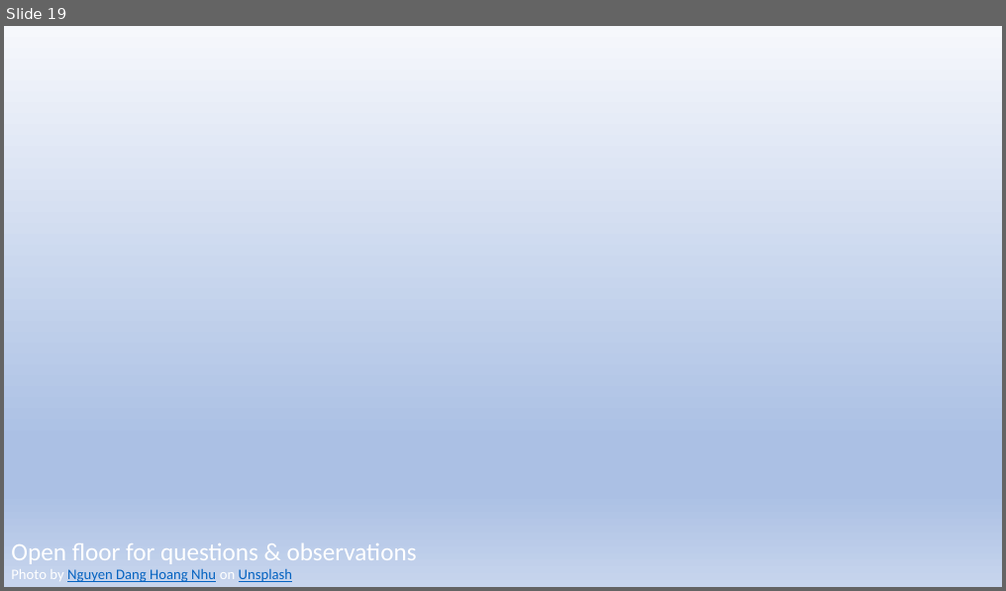
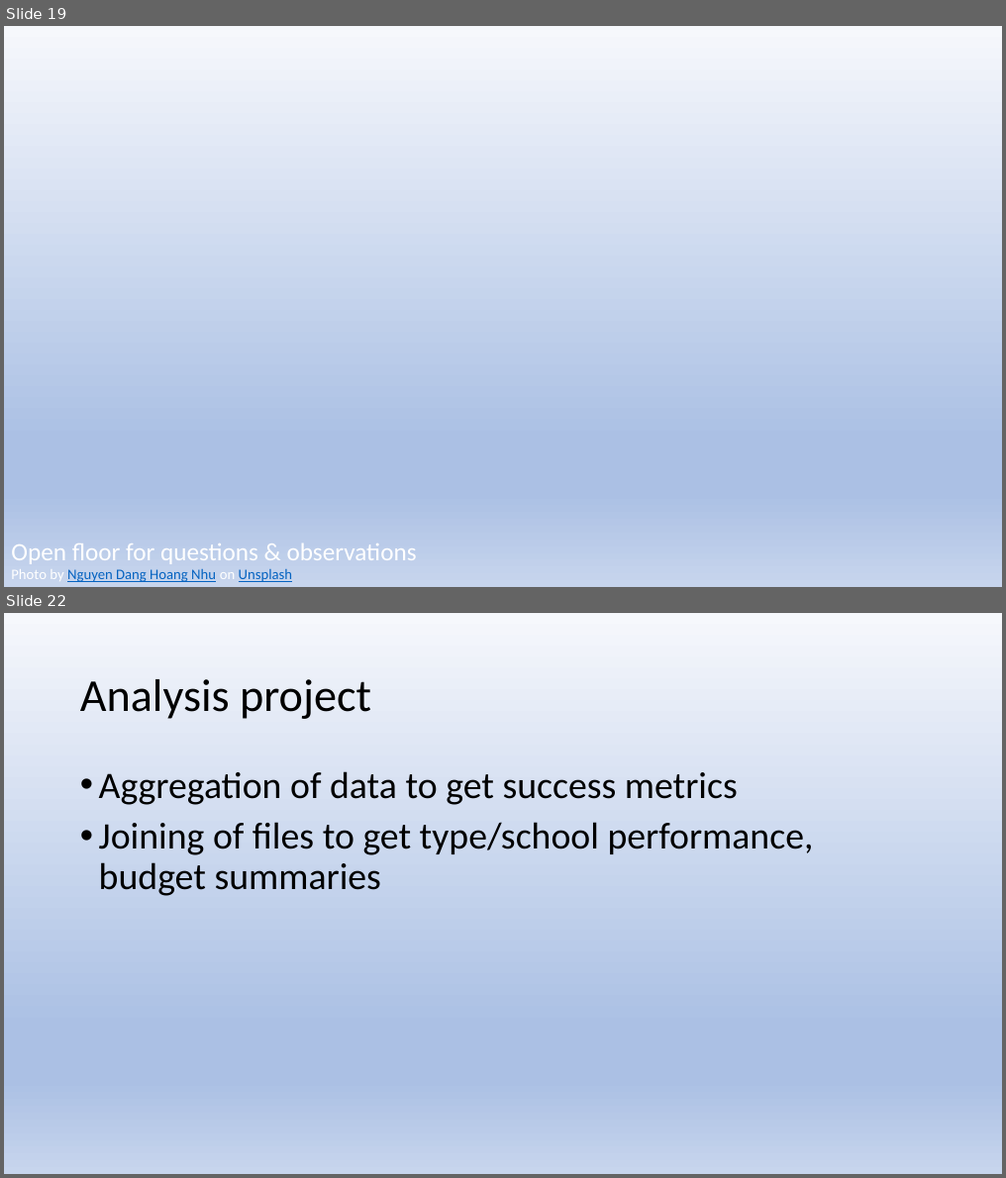
Before and after one commit to js816/tableau_school_district_analysis, a slide deck: School District Analysis.pptx. Shown one above the other, each under a label of ours: slide 19 before the commit, slides 19 and 22 after it; the slides between them are not shown. The pictures are 1006x591 and 1006x1178 pixels, drawn with LibreOffice and Linux fonts; fonts in the diff are those of the drawing; background and template pictures are left out. Boxes give left, top, right and bottom in pixels: in the first picture for what was removed or moved away, otherwise in the second. Text is boxed around its words. In the diff, an @@ line names an element or a change of style, - is before the commit and + after.

```diff
--- a/School District Analysis.pptx
+++ b/School District Analysis.pptx
@@ slide 22 added at <box>4,613,1002,1174</box>, background gradient #F6F8FC to #ABC0E4 to #C7D5ED @@
@@ title added at <box>80,679,371,719</box>, 44 pt, text #000000 @@
+Analysis project
@@ text added at <box>99,771,814,896</box>, 36 pt, text #000000 @@
+• Aggregation of data to get success metrics
+• Joining of files to get type/school performance, budget summaries
```
Also in this commit, not shown: 2 other slides added.
